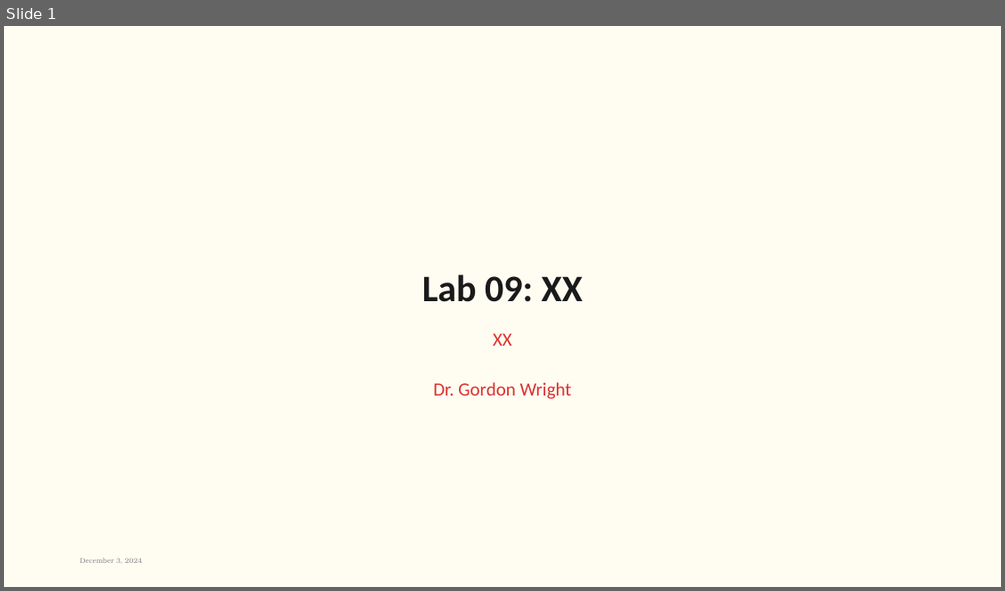
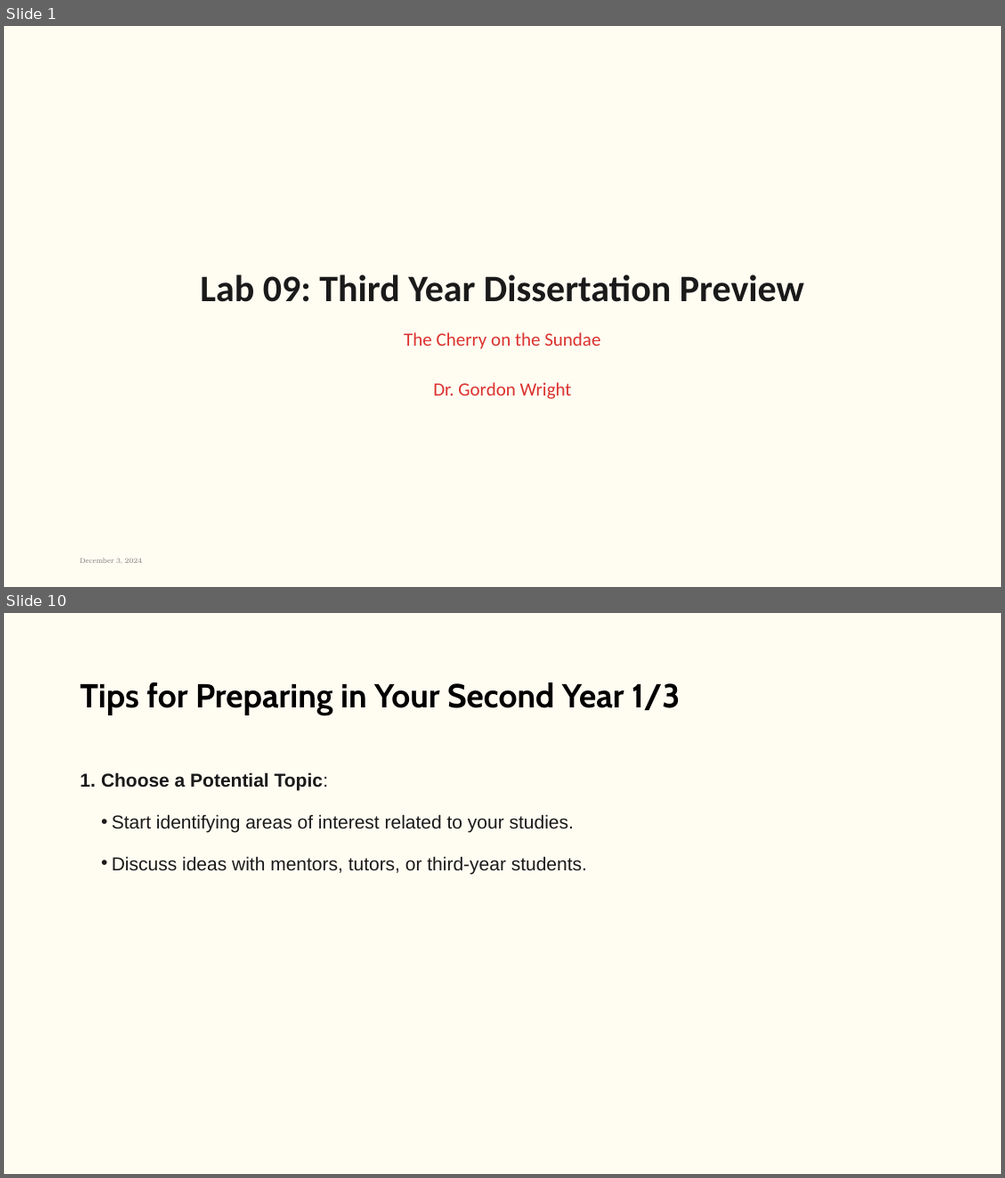
Before and after one commit to LittleMonkeyLab/PS52007Dslides, a slide deck: week09/lab.pptx. Shown one above the other, each under a label of ours: slide 1 before the commit, slides 1 and 10 after it; the slides between them are not shown. The pictures are 1005x591 and 1005x1178 pixels, drawn with LibreOffice and Linux fonts; fonts in the diff are those of the drawing; background and template pictures are left out. Boxes give left, top, right and bottom in pixels: in the first picture for what was removed or moved away, otherwise in the second. Text is boxed around its words. In the diff, an @@ line names an element or a change of style, - is before the commit and + after.

```diff
--- a/week09/lab.pptx
+++ b/week09/lab.pptx
@@ slide 10 added at box(4, 613, 1001, 1174), background #FFFCF2 @@
@@ title added at box(80, 682, 680, 714), 32 pt, text #000000, bold @@
+Tips for Preparing in Your Second Year 1/3
@@ text added at box(101, 772, 587, 874), 18 pt, text #1A1A1A @@
+1. Choose a Potential Topic:
+  • Start identifying areas of interest related to your studies.
+  • Discuss ideas with mentors, tutors, or third-year students.
@@ slide 1 changed as well @@
@@ title at box(200, 274, 804, 302): text changed @@
-Lab 09: XX
+Lab 09: Third Year Dissertation Preview
@@ subtitle at box(404, 332, 600, 399): text changed @@
-XX
-Dr. Gordon Wright
+The Cherry on the Sundae
+Dr. Gordon Wright
```
Also in this commit, not shown: 16 other slides added, 2 slides removed, 37 other files.
